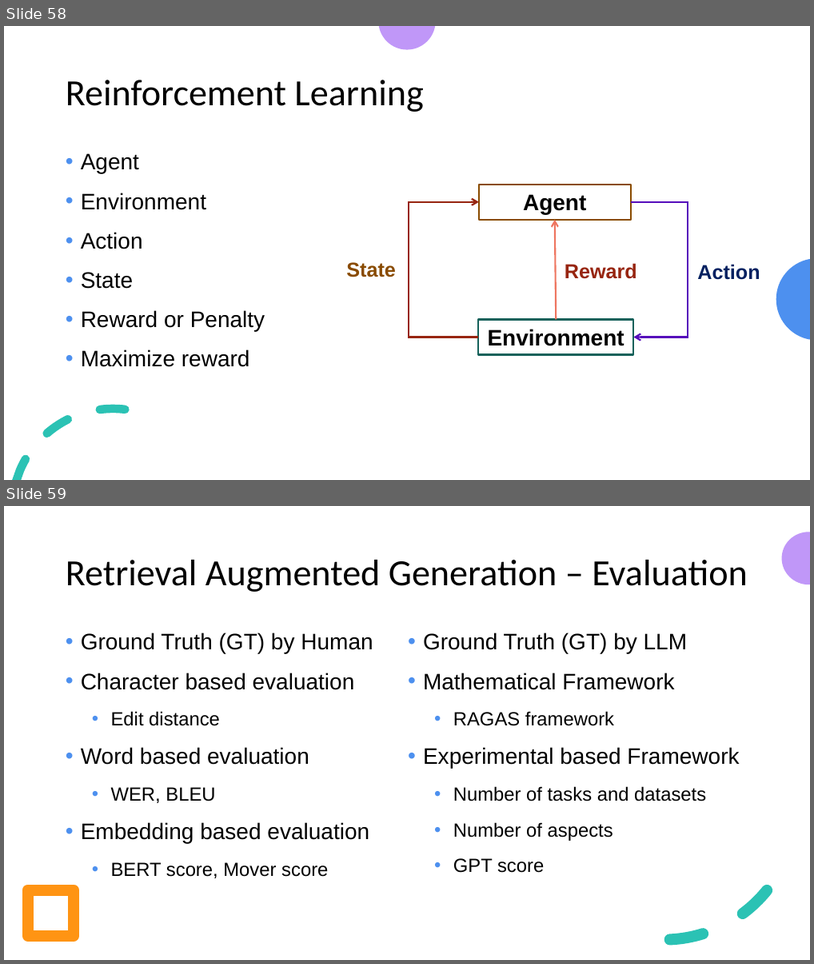
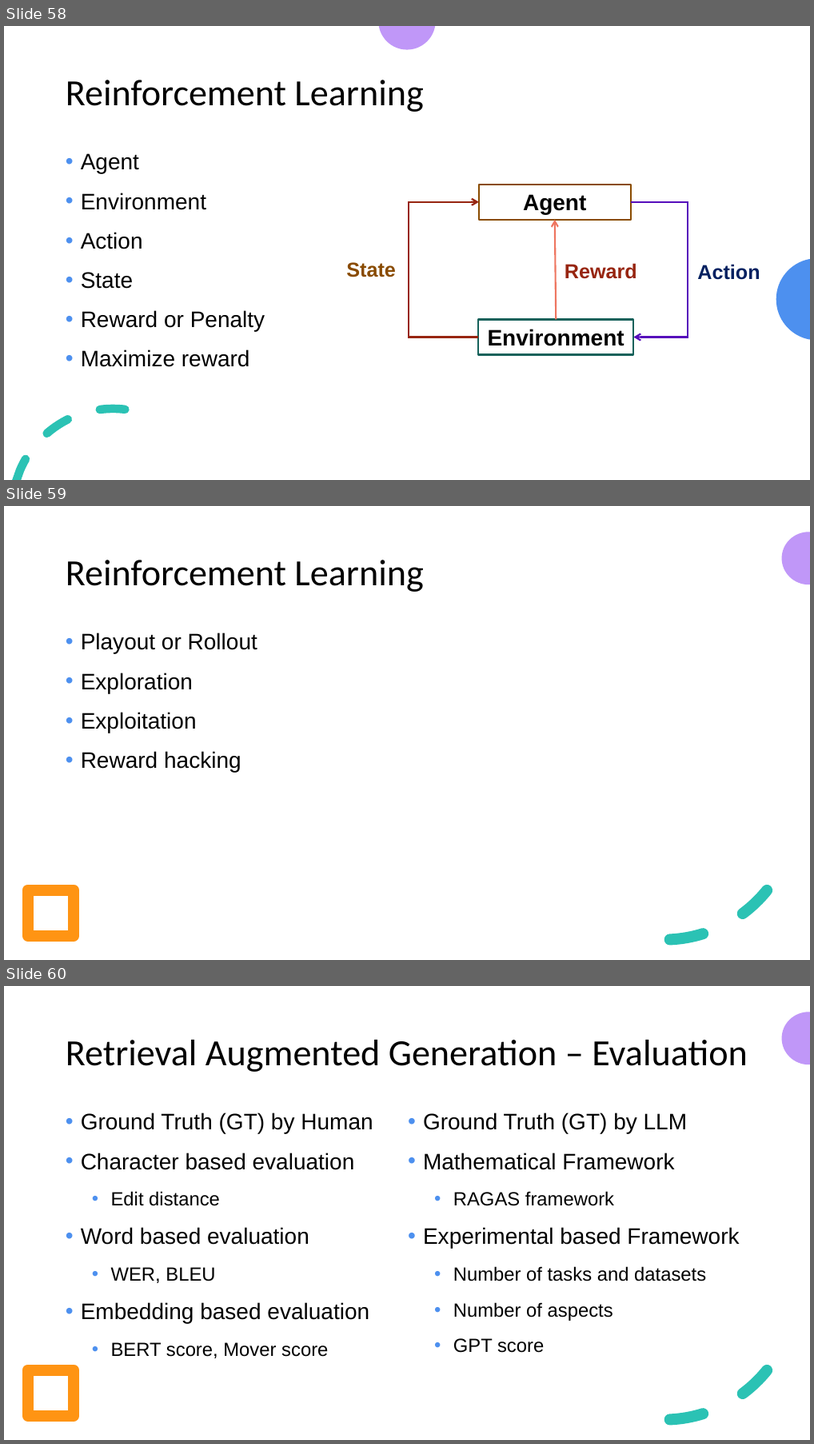
Before and after one commit to look4pritam/LargeLanguageModels, a slide deck: Presentations/IUAC-2024/Introduction_to_Large_Language_Models-From_Foundation_to_Real_World_Applications.pptx. Shown one above the other, each under a label of ours: slides 58 and 59 before the commit, slides 58, 59 and 60 after it. The pictures are 814x964 and 814x1444 pixels, drawn with LibreOffice and Linux fonts; fonts in the diff are those of the drawing. Boxes give left, top, right and bottom in pixels: in the first picture for what was removed or moved away, otherwise in the second. Text is boxed around its words. In the diff, an @@ line names an element or a change of style, - is before the commit and + after.

```diff
--- a/Presentations/IUAC-2024/Introduction_to_Large_Language_Models-From_Foundation_to_Real_World_Applications.pptx
+++ b/Presentations/IUAC-2024/Introduction_to_Large_Language_Models-From_Foundation_to_Real_World_Applications.pptx
@@ slide 59 added at (4,506,810,960), background #FFFFFF; not listed: 3 template elements that a slide beside it also shows @@
@@ title added at (66,560,423,592), 33 pt, text #000000 @@
+Reinforcement Learning
@@ text added at (81,632,258,772), 20 pt, text #000000 @@
+  • Playout or Rollout
+  • Exploration
+  • Exploitation
+  • Reward hacking
@@ what was slide 59 is now slide 60 @@
```
